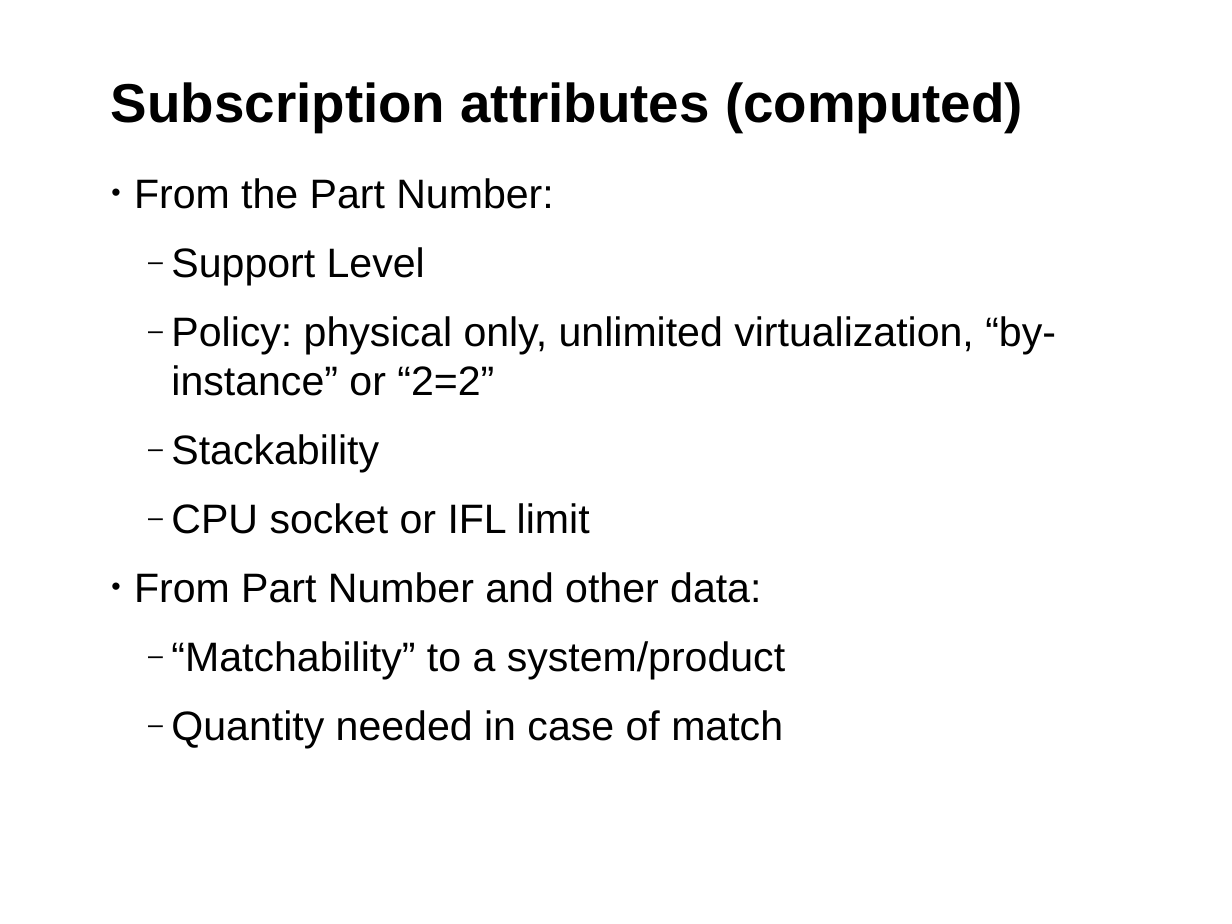
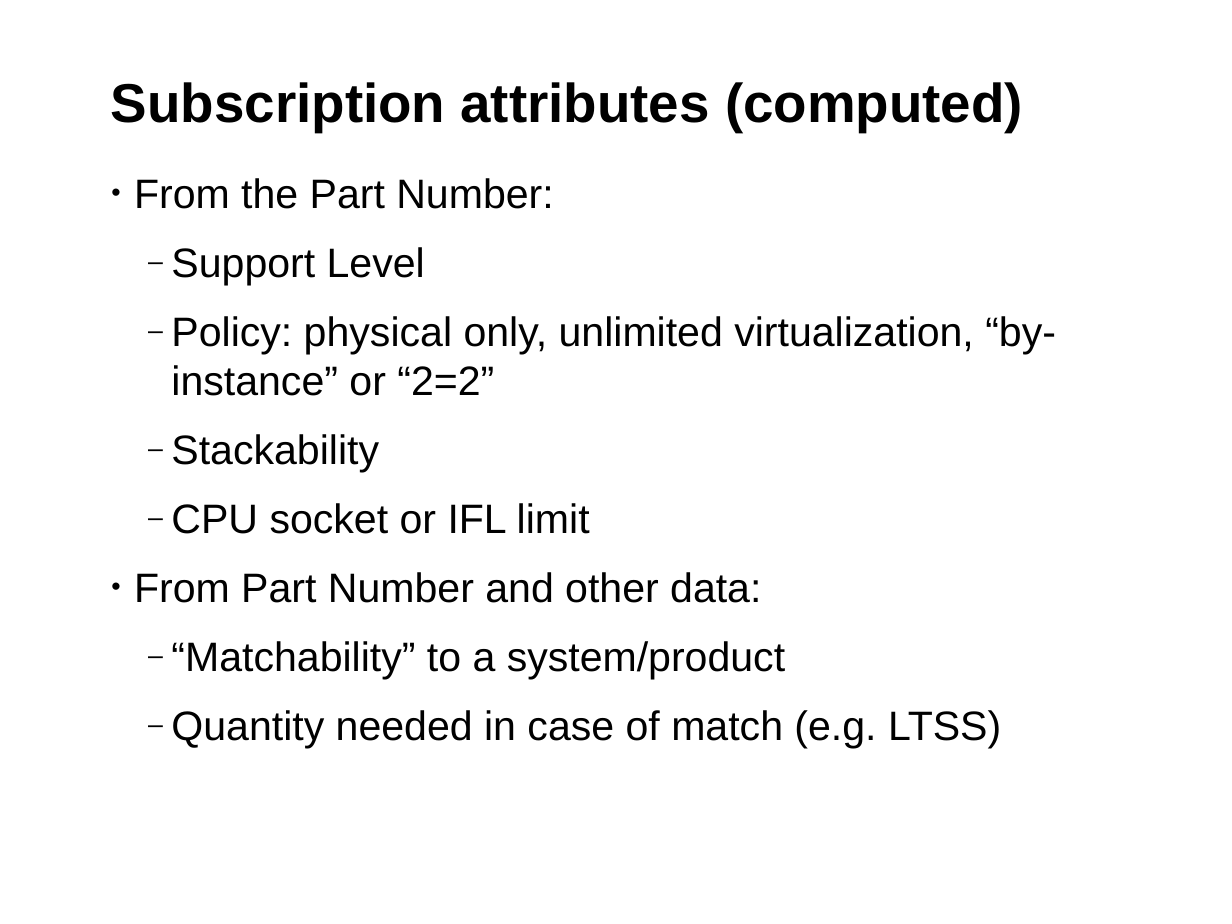
Before and after one commit to hustodemon/subscription-matcher, a slide deck: slide 11 of doc/SubscriptionCounting.odp (slide 9 before the commit). Drawn at 1232x924 pixels with LibreOffice and Linux fonts; fonts in the diff are those of the drawing; background and template pictures are left out. Boxes give left, top, right and bottom in pixels: in the first picture for what was removed or moved away, otherwise in the second. Text is boxed around its words. In the diff, an @@ line names an element or a change of style, - is before the commit and + after.

```diff
--- a/doc/SubscriptionCounting.odp
+++ b/doc/SubscriptionCounting.odp
@@ text at [171,710,1001,748]: text changed @@
-  ‒ Quantity needed in case of match
+  ‒ Quantity needed in case of match (e.g. LTSS)
```
Also in this commit, not shown: 6 other slides changed, 2 slides added.
